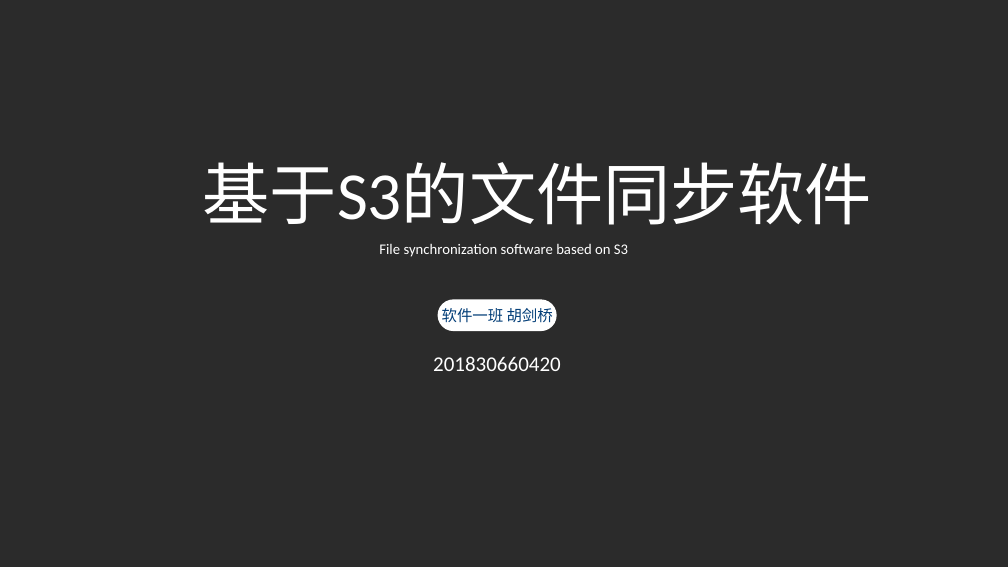
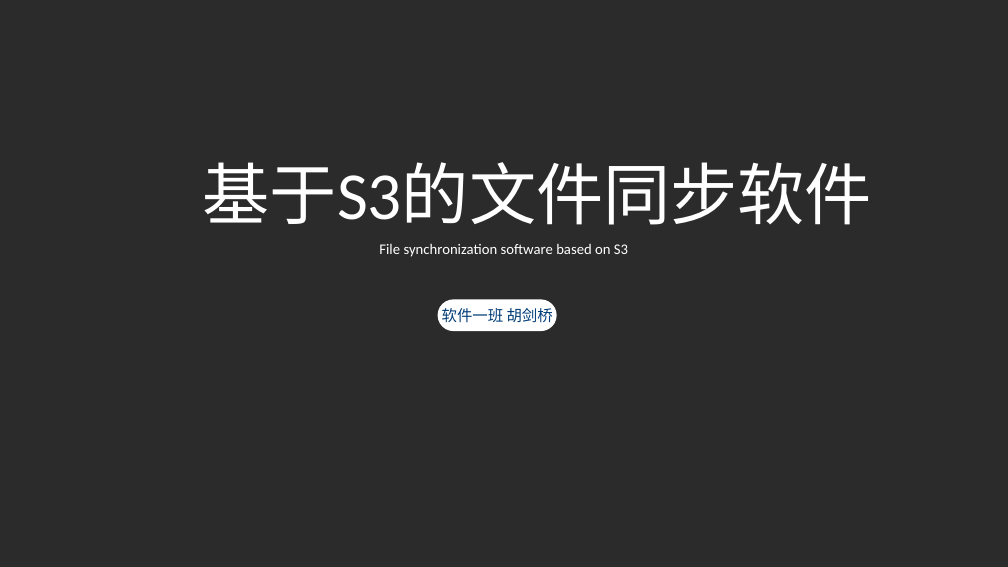
Before and after one commit to masaikk/2021-Big-data-development, a slide deck: slide 1 of 01-大数据怎么存/代码和文档/s3week1/pass/展示.pptx. Drawn at 1008x567 pixels with LibreOffice and Linux fonts; fonts in the diff are those of the drawing; background and template pictures are left out; a plain dark background stands for a picture behind light text. Boxes give left, top, right and bottom in pixels: in the first picture for what was removed or moved away, otherwise in the second. Text is boxed around its words. In the diff, an @@ line names an element or a change of style, - is before the commit and + after.

```diff
--- a/01-大数据怎么存/代码和文档/s3week1/pass/展示.pptx
+++ b/01-大数据怎么存/代码和文档/s3week1/pass/展示.pptx
@@ text removed at (433,356,561,371) @@
-201830660420
```
Also in this commit, not shown: 1 other slide changed, 8 slides removed, 5 other files.
